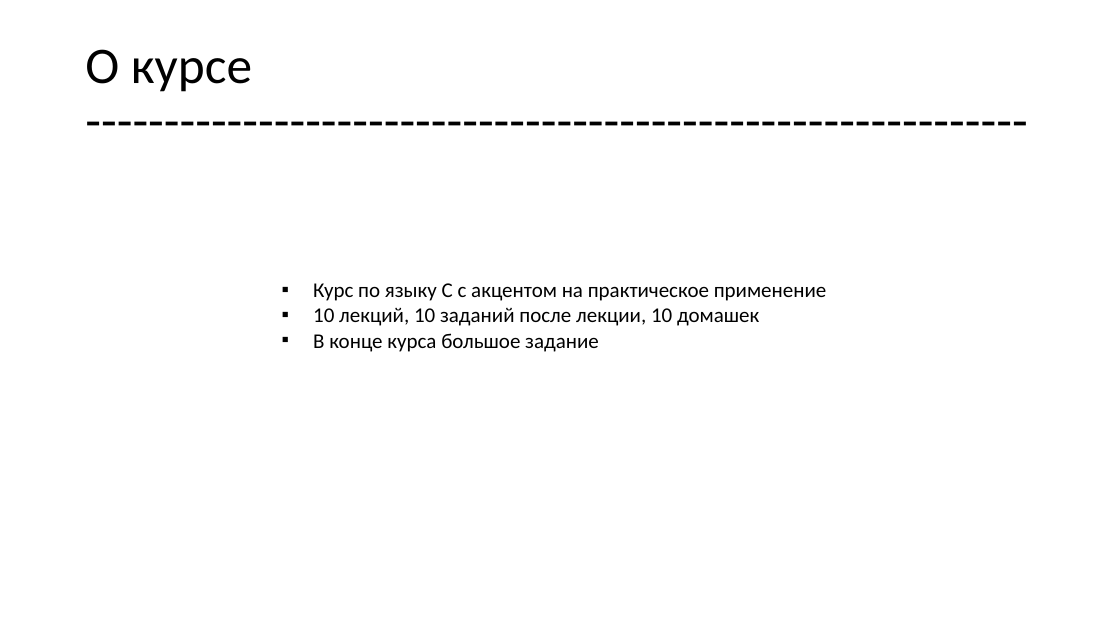
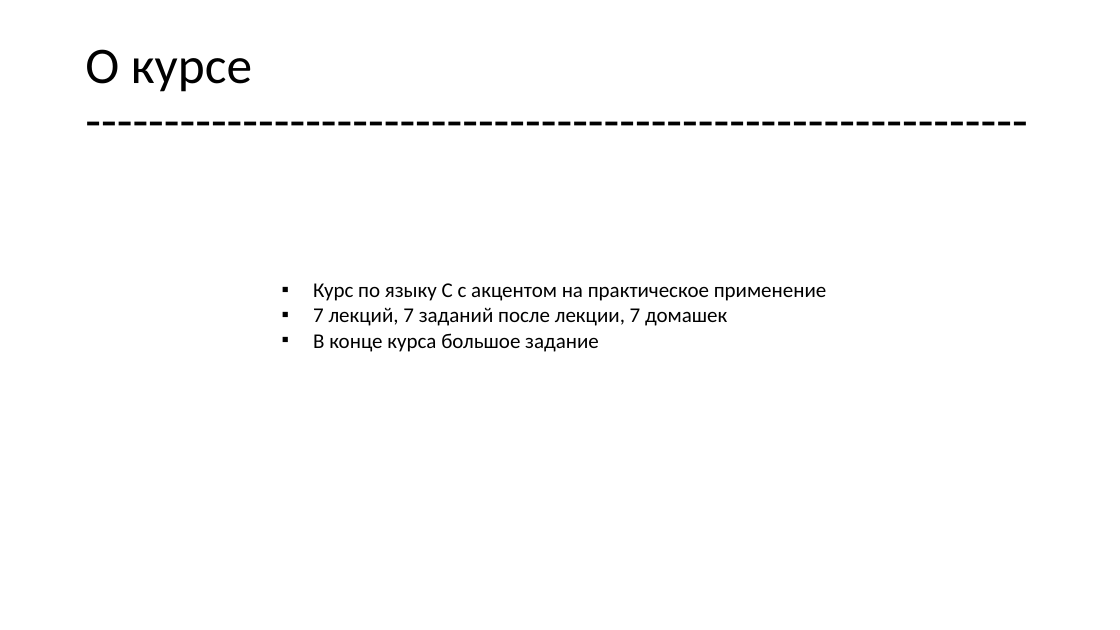
Before and after one commit to geeknik96/CLec, a slide deck: slide 2 of lec1/lec1.pptx. Drawn at 1120x630 pixels with LibreOffice and Linux fonts; fonts in the diff are those of the drawing. Boxes give left, top, right and bottom in pixels: in the first picture for what was removed or moved away, otherwise in the second. Text is boxed around its words. In the diff, an @@ line names an element or a change of style, - is before the commit and + after.

```diff
--- a/lec1/lec1.pptx
+++ b/lec1/lec1.pptx
@@ text at bbox=[313, 307, 727, 326]: text changed @@
-▪ 10 лекций, 10 заданий после лекции, 10 домашек
+▪ 7 лекций, 7 заданий после лекции, 7 домашек
```
Also in this commit, not shown: 1 slide added, 14 other files.
